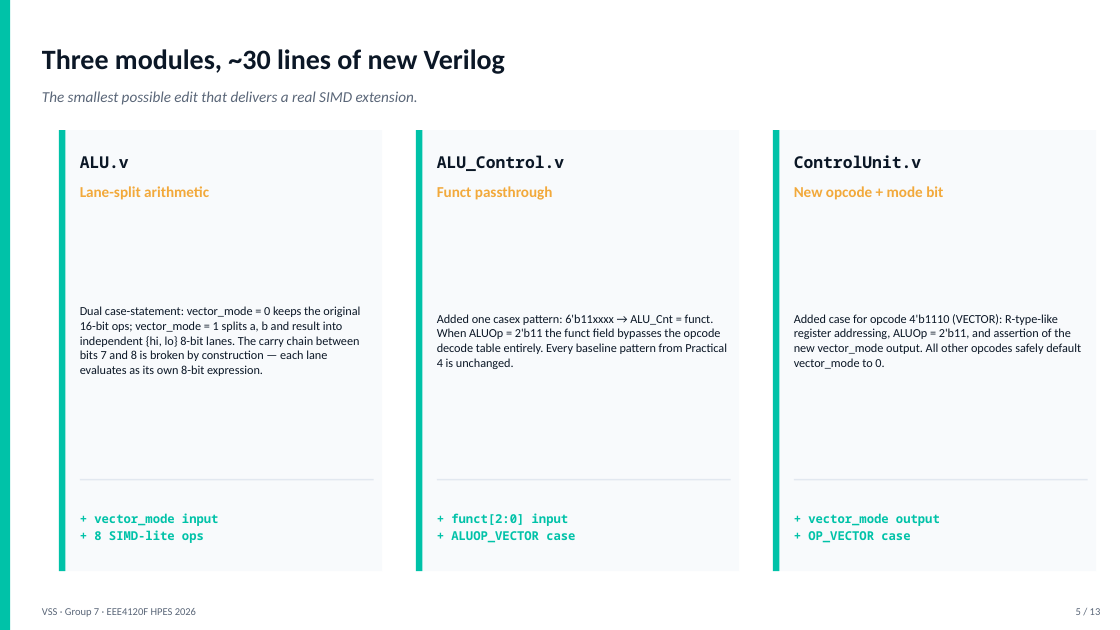
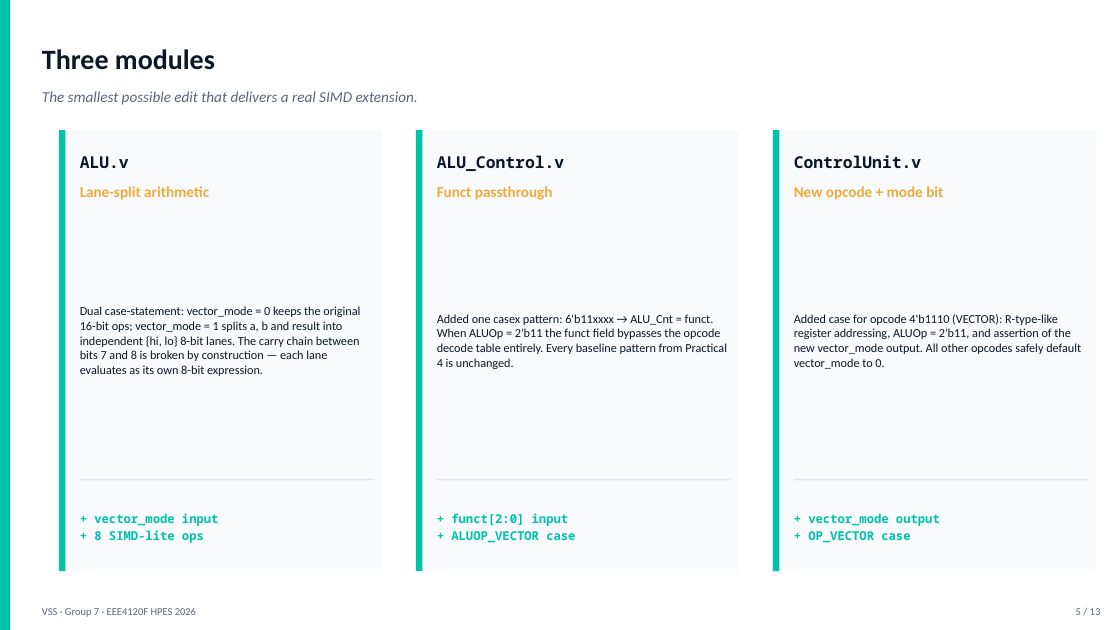
Before and after one commit to KLPJOA002/EEE4120F_YODA_Group7, a slide deck: slide 5 of Demo/VSS_Slides.pptx. Drawn at 1120x630 pixels with LibreOffice and Linux fonts; fonts in the diff are those of the drawing. Boxes give left, top, right and bottom in pixels: in the first picture for what was removed or moved away, otherwise in the second. Text is boxed around its words. In the diff, an @@ line names an element or a change of style, - is before the commit and + after.

```diff
--- a/Demo/VSS_Slides.pptx
+++ b/Demo/VSS_Slides.pptx
@@ text at (42, 49, 215, 70): text changed @@
-Three modules, ~30 lines of new Verilog
+Three modules
```
Also in this commit, not shown: 6 other slides changed, 2 slides removed, 4 other files.
